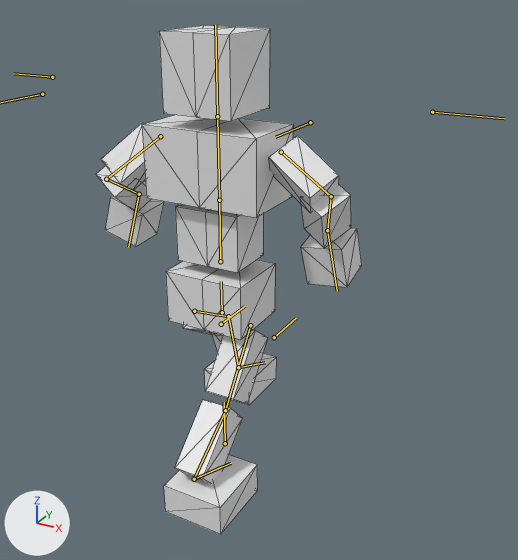
The glTF model BrowserGame/public/models/animateblend2.glb, before and after one commit.
Both versions are drawn from a 50 mm camera at (10.06, -16.06, 9.14) aimed at (0.98, 0.46, 0.88). The lights are fixed; the arrows at lower left show +X, +Y and +Z. Both versions are drawn at frame 12 of the action 'feet.run'; the numbers are the values there. The bones that bend it are drawn over the model as lines. Mesh edges are drawn as thin lines.

The first picture shows '立方体'.
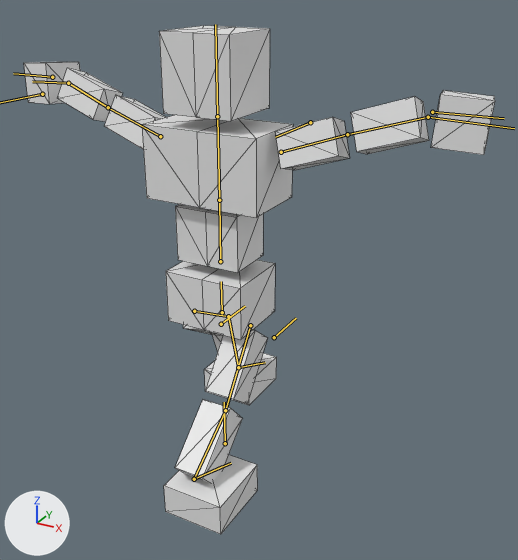
Location of each change, [x1, y1, x2, y2] in pixels of the pictures (518 x 560 px):
'立方体', posed (77% wider): before [96, 26, 362, 534]; after [24, 26, 495, 534]
bone 'upper arm.R', root to tip: before (160, 136) to (106, 179); after (160, 136) to (108, 107)
bone 'forearm.R', root to tip: before (106, 179) to (139, 194); after (108, 107) to (68, 83)
bone 'hand.R', root to tip: before (139, 194) to (128, 247); after (68, 83) to (32, 81)
bone 'upper arm.L', root to tip: before (281, 152) to (331, 196); after (281, 152) to (347, 134)
bone 'forearm.L', root to tip: before (331, 196) to (327, 230); after (347, 134) to (428, 117)
bone 'hand.L', root to tip: before (327, 230) to (337, 291); after (428, 117) to (514, 128)

The change, as a list of edits to the scene's bpy script:
```text
Change bone_upper_arm_r:
    where bone_upper_arm_r = bpy.data.objects['アーマチュア'].pose.bones['upper arm.R']  # child of 'chest'
    bone_upper_arm_r.rotation_quaternion: (0.863, 0.21, 0.253, 0.384) -> (0.977, -0.035, 0.12, -0.174)  # degrees (35, 16, 53) -> degrees (-6, 13, -21)
Change bone_forearm_r:
    where bone_forearm_r = bpy.data.objects['アーマチュア'].pose.bones['forearm.R']  # child of 'upper arm.R'
    bone_forearm_r.rotation_quaternion: (0.715, -0.699, 0.0, 0.015) -> (1.0, 0.0, 0.0, 0.0)  # degrees (-89, 1, 1) -> degrees (0, 0, 0)
Change bone_hand_r:
    where bone_hand_r = bpy.data.objects['アーマチュア'].pose.bones['hand.R']  # child of 'forearm.R'
    bone_hand_r.rotation_quaternion: (0.878, 0.442, -0.173, 0.068) -> (0.974, -0.079, -0.12, 0.176)  # degrees (54, -21, -2) -> degrees (-12, -12, 22)
Change bone_upper_arm_l:
    where bone_upper_arm_l = bpy.data.objects['アーマチュア'].pose.bones['upper arm.L']  # child of 'chest'
    bone_upper_arm_l.rotation_quaternion: (0.863, -0.024, -0.448, -0.231) -> (0.977, -0.035, -0.12, 0.174)  # degrees (16, -52, -38) -> degrees (-6, -13, 21)
Change bone_forearm_l:
    where bone_forearm_l = bpy.data.objects['アーマチュア'].pose.bones['forearm.L']  # child of 'upper arm.L'
    bone_forearm_l.rotation_quaternion: (0.743, -0.67, 0.0, -0.014) -> (1.0, 0.0, 0.0, 0.0)  # degrees (-84, -1, -1) -> degrees (0, 0, 0)
Change bone_hand_l:
    where bone_hand_l = bpy.data.objects['アーマチュア'].pose.bones['hand.L']  # child of 'forearm.L'
    bone_hand_l.rotation_quaternion: (0.833, 0.278, 0.479, 0.003) -> (0.974, -0.079, 0.12, -0.176)  # degrees (50, 53, 27) -> degrees (-12, 12, -22)
```
